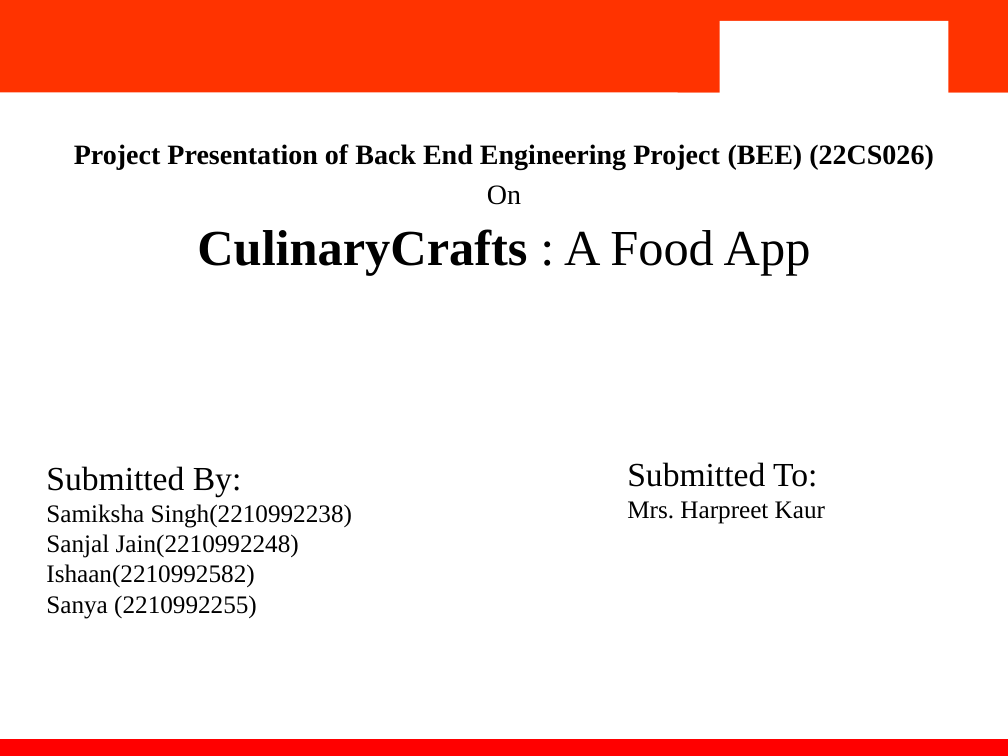
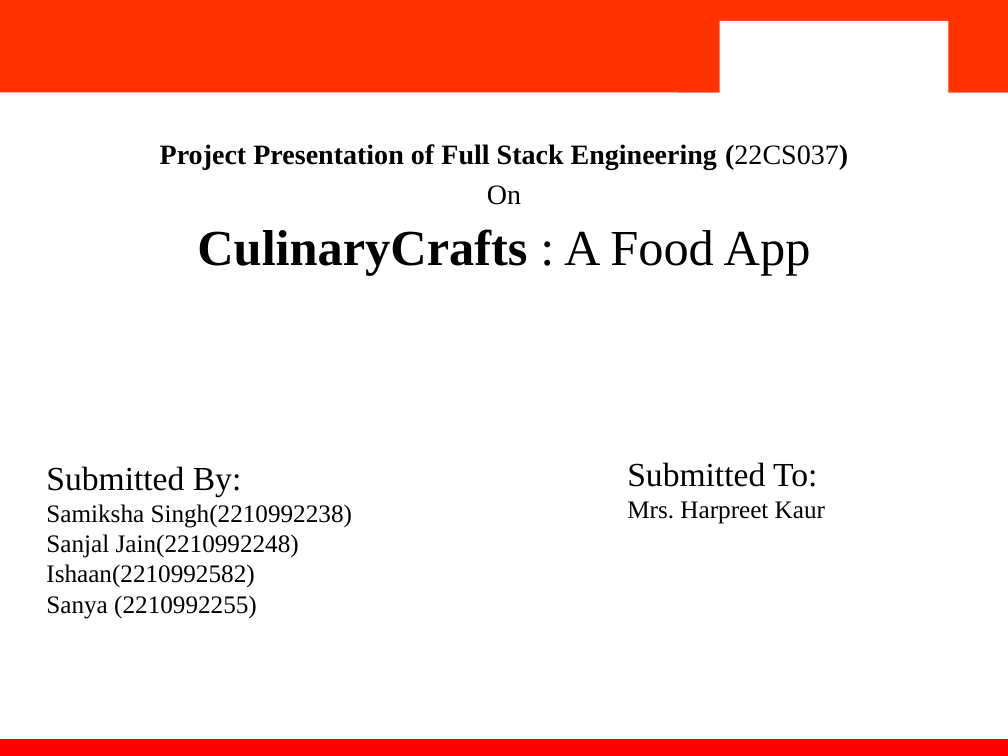
Before and after one commit to Ishaan282/CulinaryCrafts-food-app, a slide deck: slide 1 of files/ppt.pptx. Drawn at 1008x756 pixels with LibreOffice and Linux fonts; fonts in the diff are those of the drawing; background and template pictures are left out. Boxes give left, top, right and bottom in pixels: in the first picture for what was removed or moved away, otherwise in the second. Text is boxed around its words. In the diff, an @@ line names an element or a change of style, - is before the commit and + after.

Commit message:
project files

```diff
--- a/files/ppt.pptx
+++ b/files/ppt.pptx
@@ text at [160, 144, 848, 170]: text changed @@
-Project Presentation of Back End Engineering Project (BEE) (22CS026)
+Project Presentation of Full Stack Engineering (22CS037)
```
Also in this commit, not shown: 6 other files.
